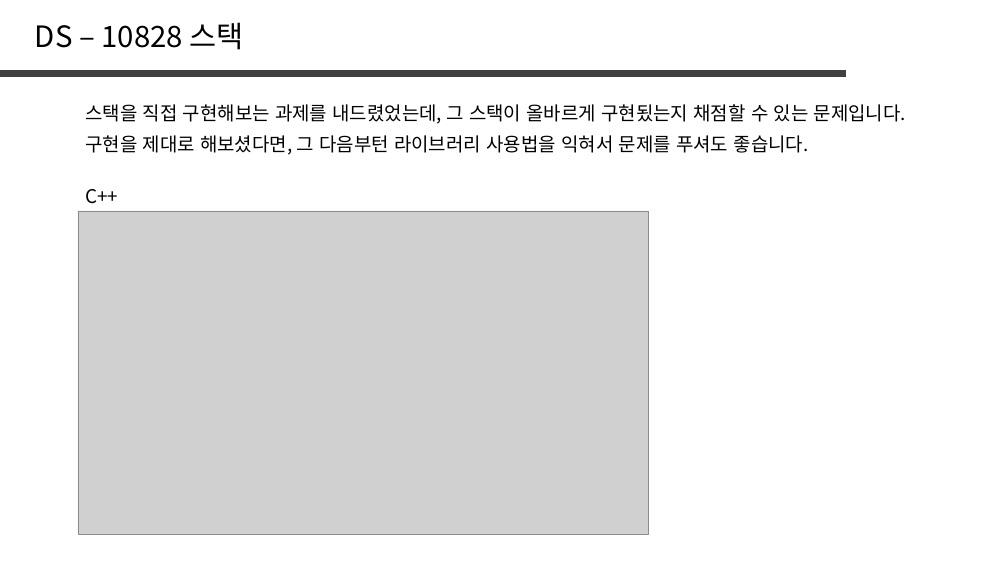
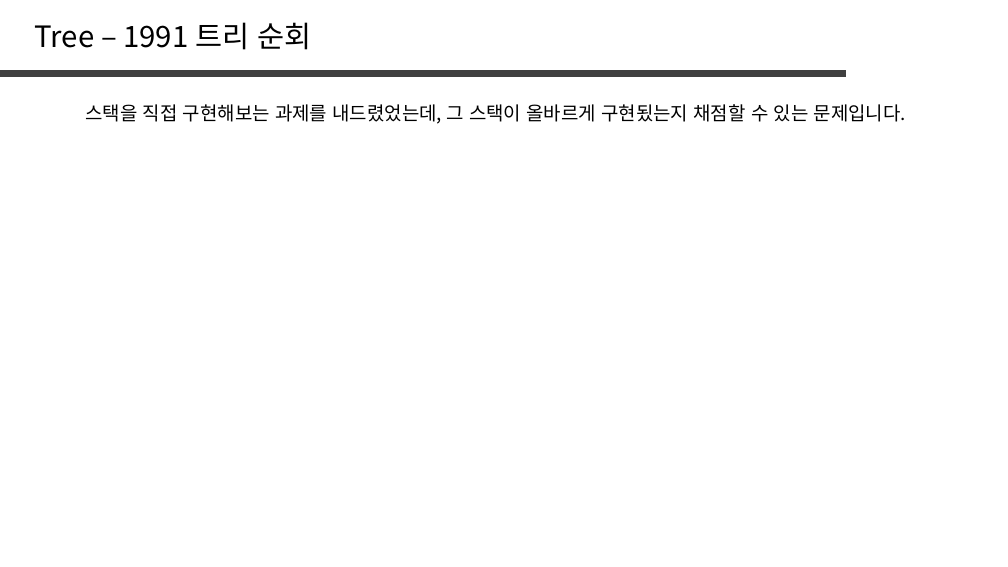
Before and after one commit to jaehoo1/PS-study, a slide deck: slide 16 of study/8_Tree, Graph.pptx (slide 13 before the commit). Drawn at 1008x567 pixels with LibreOffice and Linux fonts; fonts in the diff are those of the drawing; grey boxes stand for pictures. Boxes give left, top, right and bottom in pixels: in the first picture for what was removed or moved away, otherwise in the second. Text is boxed around its words. In the diff, an @@ line names an element or a change of style, - is before the commit and + after.

```diff
--- a/study/8_Tree, Graph.pptx
+++ b/study/8_Tree, Graph.pptx
@@ text removed at bbox=[35, 22, 243, 50] @@
-DS – 10828 스택
@@ text added at bbox=[35, 22, 311, 50], 28 pt, text #000000 @@
+Tree – 1991 트리 순회
@@ text removed at bbox=[85, 135, 809, 155] @@
-구현을 제대로 해보셨다면, 그 다음부턴 라이브러리 사용법을 익혀서 문제를 푸셔도 좋습니다.
@@ text removed at bbox=[85, 189, 118, 204] @@
-C++
@@ picture removed at bbox=[78, 211, 649, 535] @@
```
Also in this commit, not shown: 6 other slides changed, 14 slides added, 24 slides removed.
